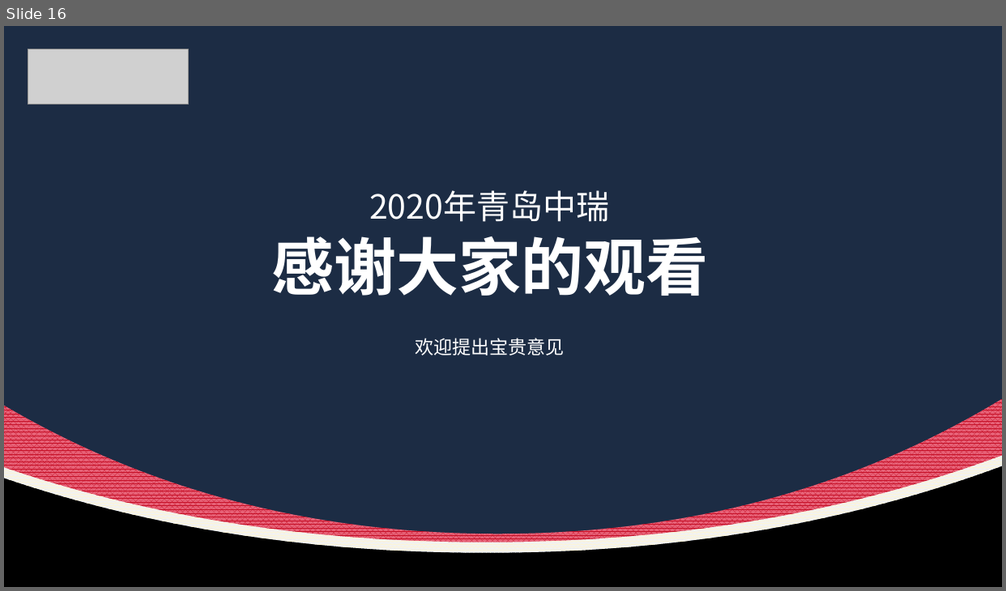
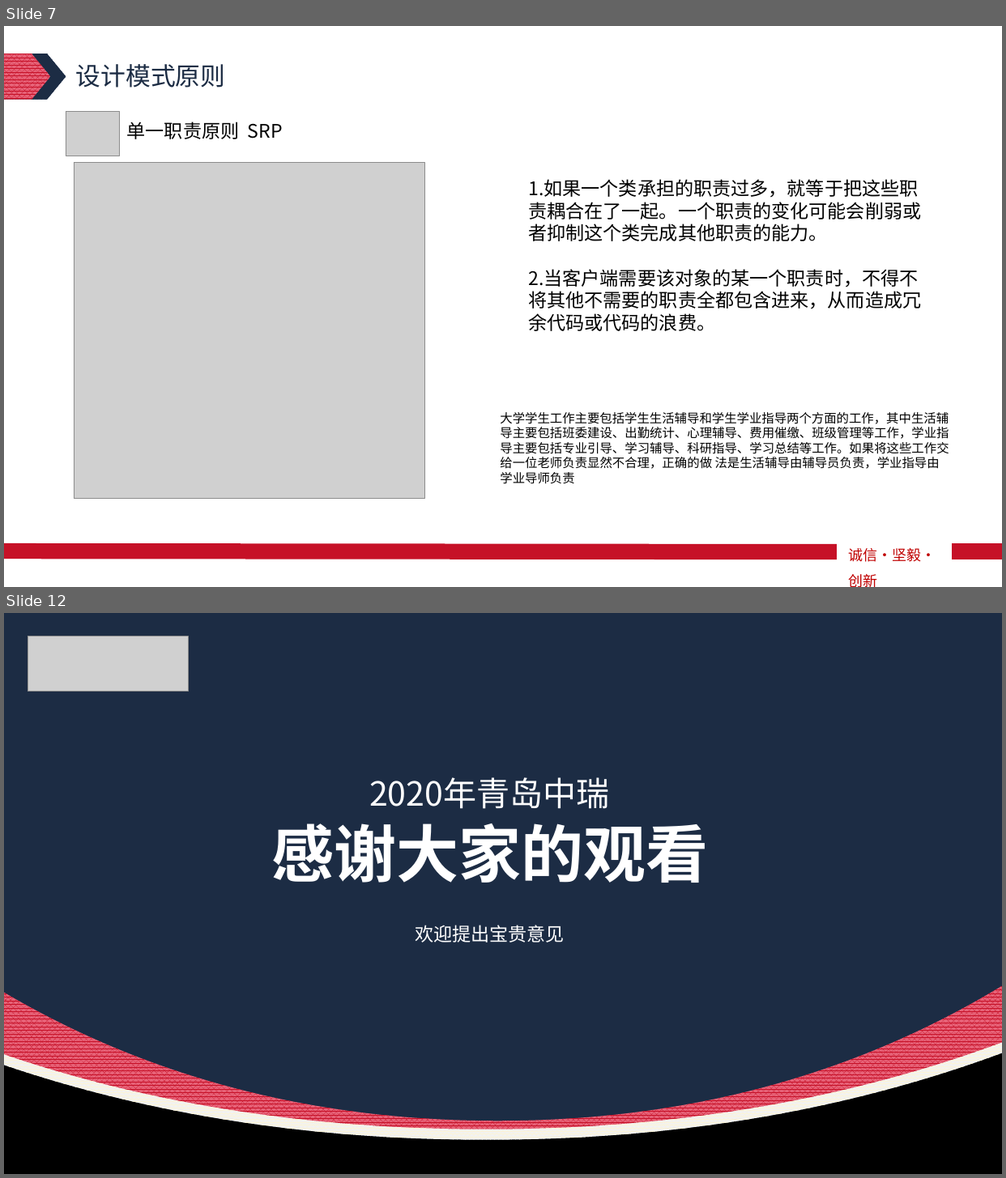
Before and after one commit to Algebrafly/algebra_demo, a slide deck: demo-api/src/main/resources/设计模式原则知识分享.pptx. Shown one above the other, each under a label of ours: slide 16 before the commit, slides 7 and 12 after it; the slides between them are not shown. The pictures are 1006x591 and 1006x1178 pixels, drawn with LibreOffice and Linux fonts; fonts in the diff are those of the drawing; grey boxes stand for pictures. Boxes give left, top, right and bottom in pixels: in the first picture for what was removed or moved away, otherwise in the second. Text is boxed around its words. In the diff, an @@ line names an element or a change of style, - is before the commit and + after.

```diff
--- a/demo-api/src/main/resources/设计模式原则知识分享.pptx
+++ b/demo-api/src/main/resources/设计模式原则知识分享.pptx
@@ slide 7 added at (4,26,1002,587), background #FFFFFF; not listed: 2 template elements that a slide beside it also shows @@
@@ freeform shape added at (4,54,66,100), fill #1C2C44 @@
@@ freeform shape added at (4,54,51,99), fill pattern #C61027 on #E76278 @@
@@ text added at (76,64,226,88), 24 pt, text #1C2C44 @@
+设计模式原则
@@ picture added at (66,111,120,156) @@
@@ text added at (127,122,283,139), 18 pt, text #000000 @@
+单一职责原则 SRP
@@ picture added at (74,163,425,499) @@
@@ text added at (528,179,921,331), 18 pt, text #000000 @@
+1.如果一个类承担的职责过多，就等于把这些职责耦合在了一起。一个职责的变化可能会削弱或者抑制这个类完成其他职责的能力。
+2.当客户端需要该对象的某一个职责时，不得不将其他不需要的职责全都包含进来，从而造成冗余代码或代码的浪费。
@@ text added at (500,412,948,484), 12 pt, text #000000 @@
+大学学生工作主要包括学生生活辅导和学生学业指导两个方面的工作，其中生活辅导主要包括班委建设、出勤统计、心理辅导、费用催缴、班级管理等工作，学业指导主要包括专业引导、学习辅导、科研指导、学习总结等工作。如果将这些工作交给一位老师负责显然不合理，正确的做 法是生活辅导由辅导员负责，学业指导由学业导师负责
@@ line added from (837, 552) to (4, 552), #C61127 15 pt @@
@@ text added at (849,548,936,587), 14 pt, text #C00000 @@
+诚信·坚毅·创新
@@ line added from (1002, 552) to (953, 552), #C61127 15 pt @@
@@ what was slide 16 is now slide 12 @@
```
Also in this commit, not shown: 2 slides changed, 8 other slides added, 13 slides removed, 1 other file.
